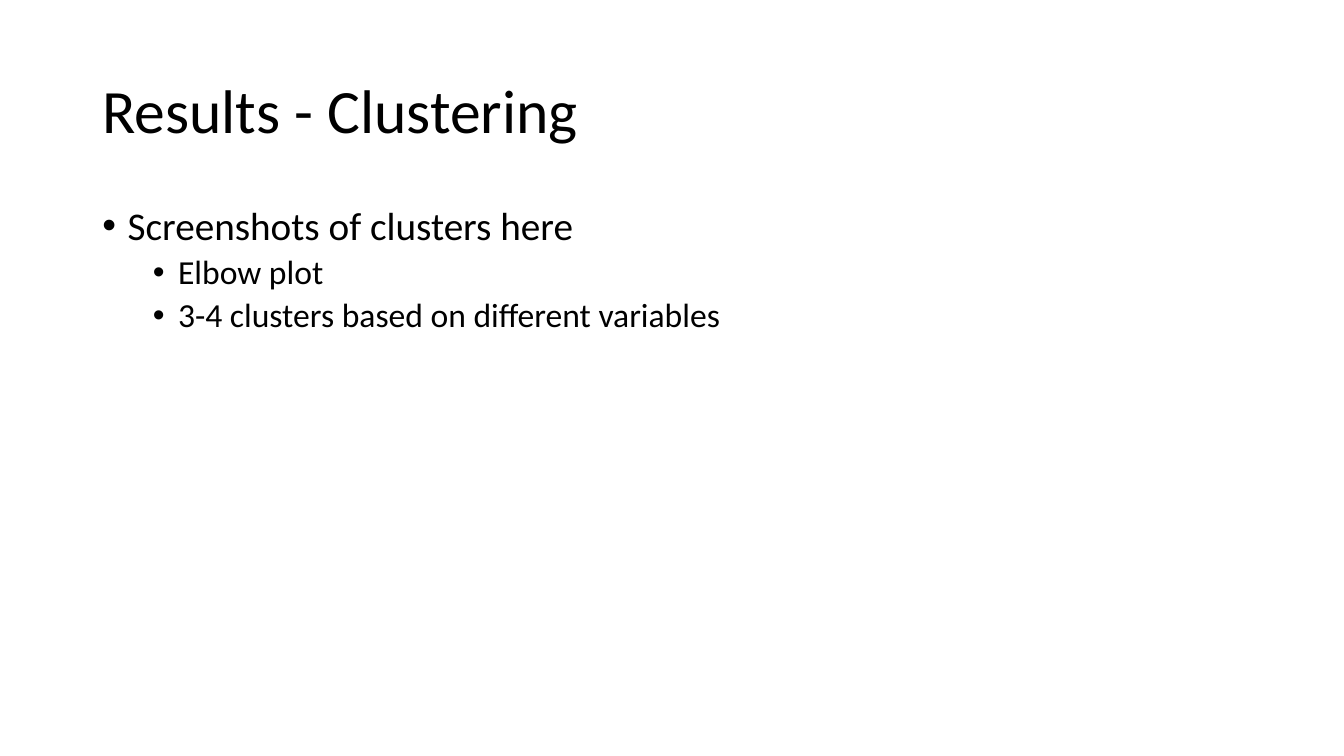
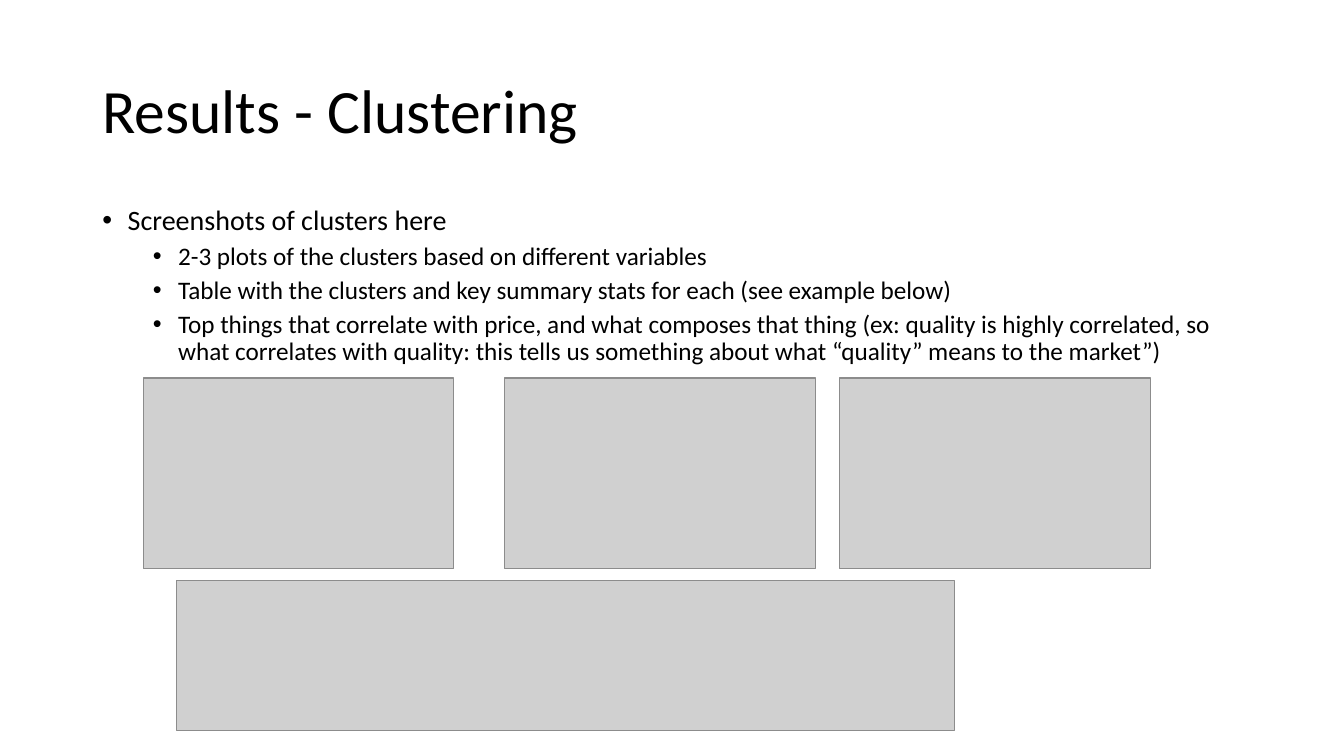
Before and after one commit to jessnguyen9/Ames-Housing-Machine-Learning-Project, a slide deck: slide 4 of Team Presentation.pptx. Drawn at 1344x756 pixels with LibreOffice and Linux fonts; fonts in the diff are those of the drawing; grey boxes stand for pictures. Boxes give left, top, right and bottom in pixels: in the first picture for what was removed or moved away, otherwise in the second. Text is boxed around its words. In the diff, an @@ line names an element or a change of style, - is before the commit and + after.

Commit message:
update presentation

```diff
--- a/Team Presentation.pptx
+++ b/Team Presentation.pptx
@@ text at (128, 210, 447, 231): size 28 to 20 pt in "Screenshots of clusters here" @@
@@ text at (178, 247, 1209, 365): text changed; size 24 to 18 pt @@
-  • Elbow plot
-  • 3-4 clusters based on different variables
+  • 2-3 plots of the clusters based on different variables
+  • Table with the clusters and key summary stats for each (see example below)
+  • Top things that correlate with price, and what composes that thing (ex: quality is highly correlated, so what correlates with quality: this tells us something about what “quality” means to the market”)
@@ picture added at (143, 378, 454, 569) @@
@@ picture added at (505, 378, 816, 569) @@
@@ picture added at (840, 378, 1150, 569) @@
@@ picture added at (176, 581, 956, 730) @@
```
Also in this commit, not shown: 1 other file.
